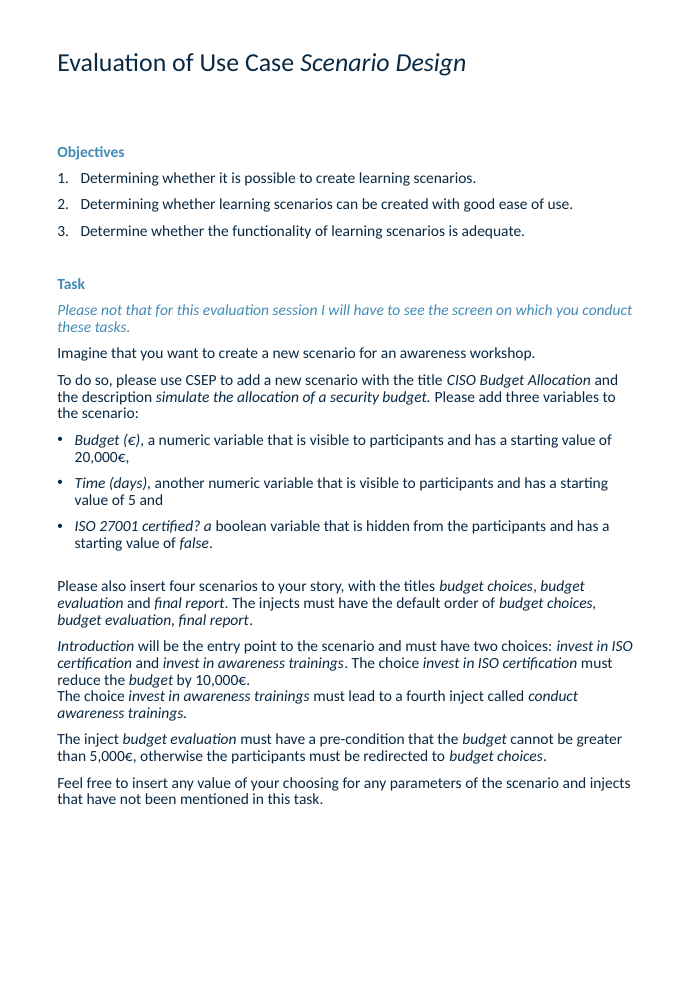
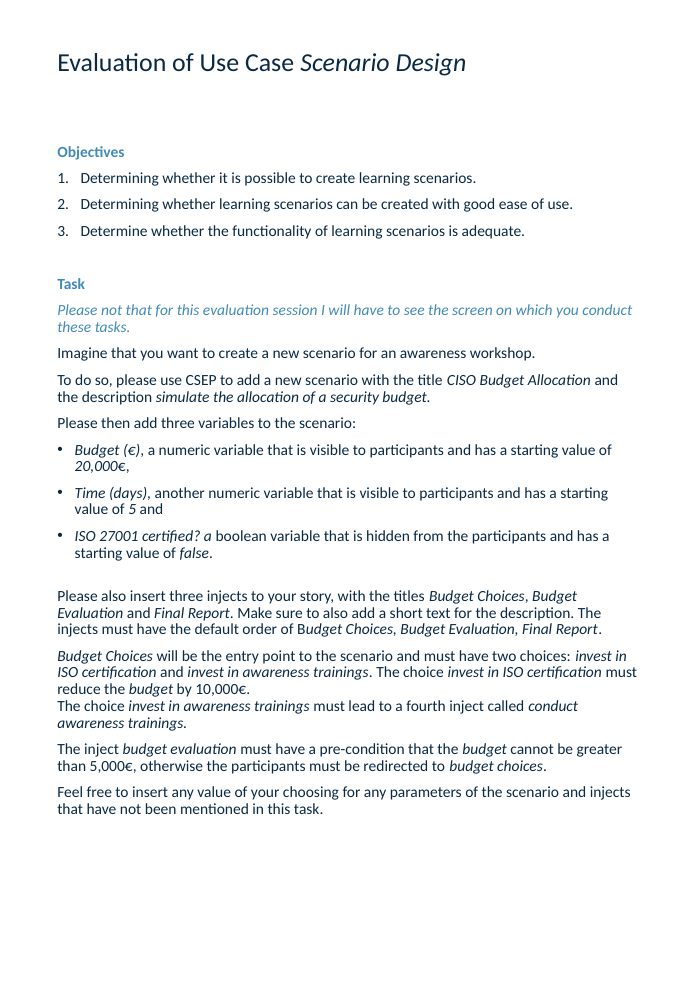
Before and after one commit to Elias-Ladenburger/CSEP, a slide deck: slide 6 of artefacts/Evaluation/Evaluation Info Letter.pptx. Drawn at 698x1008 pixels with LibreOffice and Linux fonts; fonts in the diff are those of the drawing; background and template pictures are left out. Boxes give left, top, right and bottom in pixels: in the first picture for what was removed or moved away, otherwise in the second. Text is boxed around its words. In the diff, an @@ line names an element or a change of style, - is before the commit and + after.

Commit message:
Further improve UI: - Trainer-view now validates input for variable values - scenario design view now no longer shows duplicate entries
Some refactoring of templates and domain layer

```diff
--- a/artefacts/Evaluation/Evaluation Info Letter.pptx
+++ b/artefacts/Evaluation/Evaluation Info Letter.pptx
@@ text at (57, 374, 619, 428): text changed @@
-To do so, please use CSEP to add a new scenario with the title CISO Budget Allocation and the description simulate the allocation of a security budget. Please add three variables to the scenario:
+To do so, please use CSEP to add a new scenario with the title CISO Budget Allocation and the description simulate the allocation of a security budget.
+Please then add three variables to the scenario:
@@ text at (75, 444, 612, 514): italic on in "20,000€,", "5" @@
@@ text at (57, 590, 638, 731): text changed; italic off @@
-Please also insert four scenarios to your story, with the titles budget choices, budget evaluation and final report. The injects must have the default order of budget choices, budget evaluation, final report.
-Introduction will be the entry point to the scenario and must have two choices: invest in ISO certification and invest in awareness trainings. The choice invest in ISO certification must reduce the budget by 10,000€.
-The choice invest in awareness trainings must lead to a fourth inject called conduct awareness trainings.
+Please also insert three injects to your story, with the titles Budget Choices, Budget Evaluation and Final Report. Make sure to also add a short text for the description. The injects must have the default order of Budget Choices, Budget Evaluation, Final Report.
+Budget Choices will be the entry point to the scenario and must have two choices: invest in ISO certification and invest in awareness trainings. The choice invest in ISO certification must reduce the budget by 10,000€.
+The choice invest in awareness trainings must lead to a fourth inject called conduct awareness trainings.
```
Also in this commit, not shown: 21 other files.
